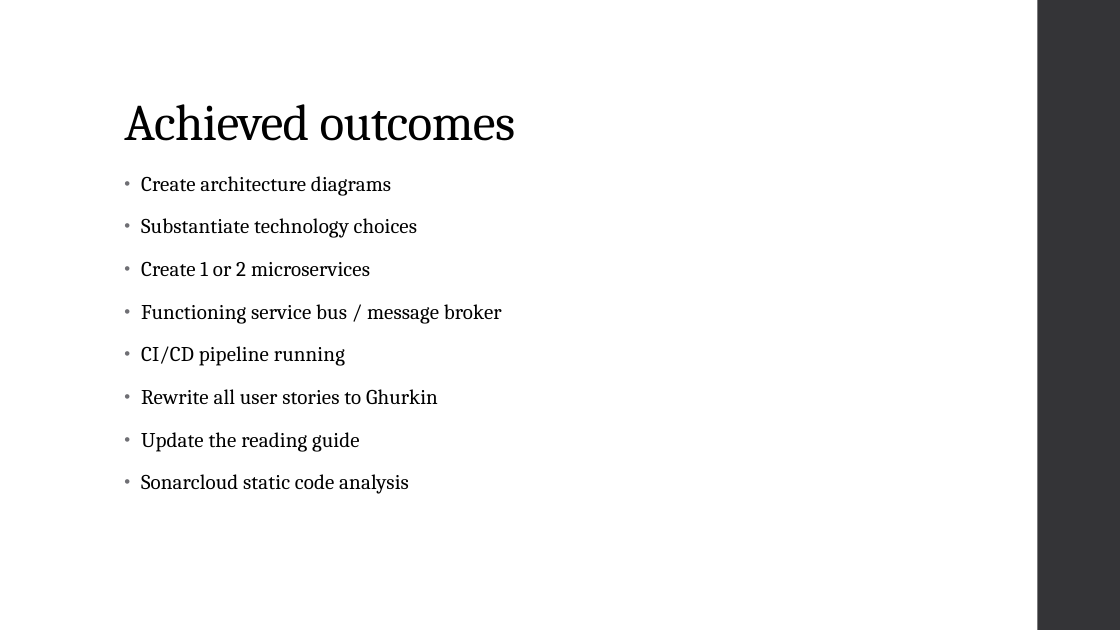
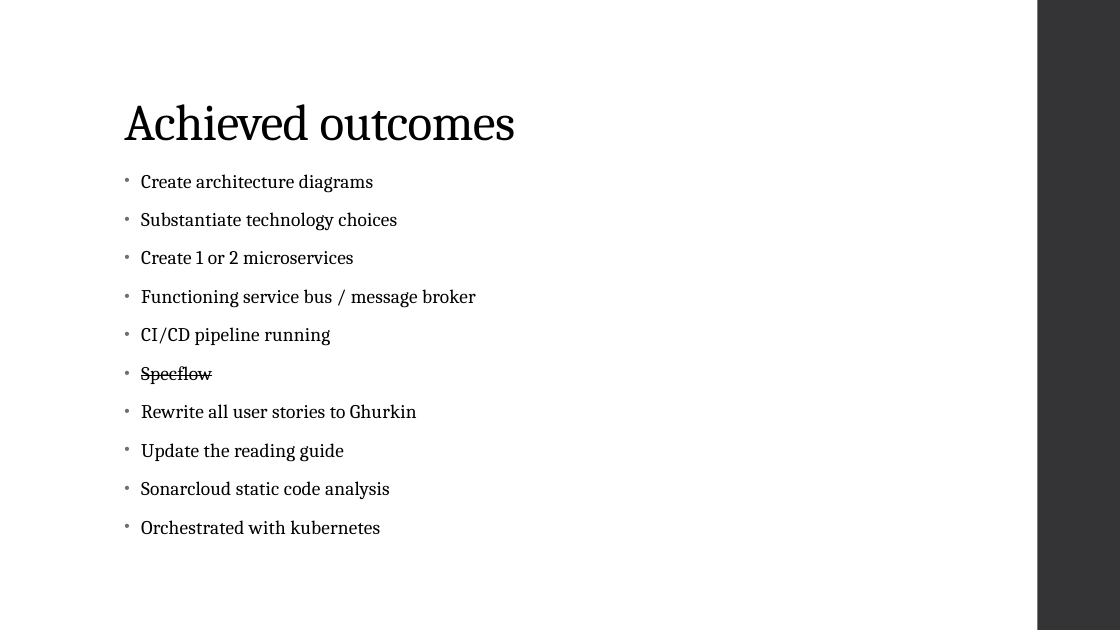
Before and after one commit to FHICT-Owen/ICAP, a slide deck: slide 3 of docs/Sprint_2.pptx. Drawn at 1120x630 pixels with LibreOffice and Linux fonts; fonts in the diff are those of the drawing. Boxes give left, top, right and bottom in pixels: in the first picture for what was removed or moved away, otherwise in the second. Text is boxed around its words. In the diff, an @@ line names an element or a change of style, - is before the commit and + after.

Commit message:
Add inter-service communication doc

```diff
--- a/docs/Sprint_2.pptx
+++ b/docs/Sprint_2.pptx
@@ text at box(141, 174, 476, 500): size 18 to 16.6 pt in "Create architecture diagrams", "Substantiate technology choices", "Create 1 or 2 microservices", "Functioning service bus / message broker" and 4 more places; line spacing 0.95 to 0.85 @@
@@ text at box(141, 366, 212, 384): paragraph added @@
+• Specflow
@@ text at box(141, 520, 380, 535): paragraph added @@
+• Orchestrated with kubernetes
```
Also in this commit, not shown: 2 other slides changed, 1 other file.
